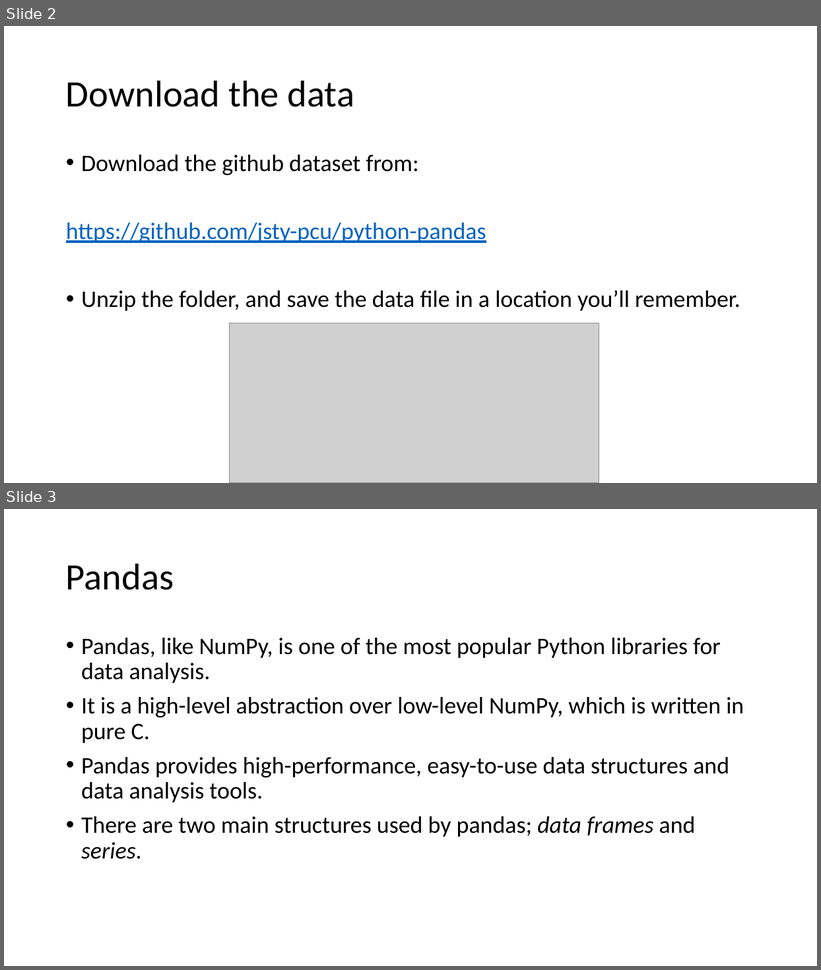
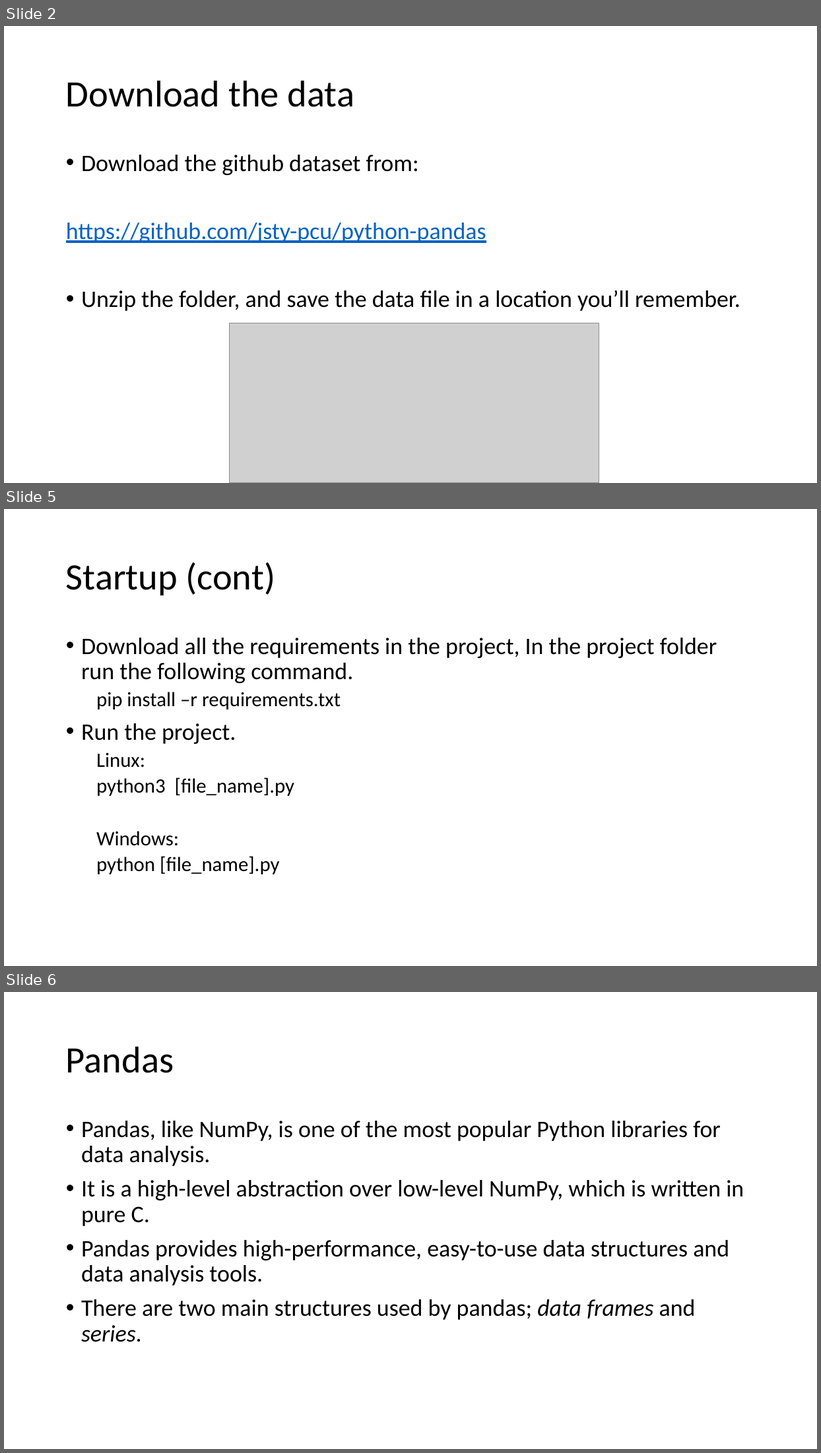
Before and after one commit to jsty-pcu/python-pandas, a slide deck: Data Analysis and Visualisation with Python Pandas.pptx. Shown one above the other, each under a label of ours: slides 2 and 3 before the commit, slides 2, 5 and 6 after it; the slides between them are not shown. The pictures are 821x970 and 821x1453 pixels, drawn with LibreOffice and Linux fonts; fonts in the diff are those of the drawing; grey boxes stand for pictures. Boxes give left, top, right and bottom in pixels: in the first picture for what was removed or moved away, otherwise in the second. Text is boxed around its words. In the diff, an @@ line names an element or a change of style, - is before the commit and + after.

Commit message:
Added instructions on cloning the project

```diff
--- a/Data Analysis and Visualisation with Python Pandas.pptx
+++ b/Data Analysis and Visualisation with Python Pandas.pptx
@@ slide 5 added at (4,509,817,966), background #FFFFFF @@
@@ title added at (66,562,276,595), 44 pt, text #000000 @@
+Startup (cont)
@@ text added at (81,638,717,875), 28 pt, text #000000 @@
+• Download all the requirements in the project, In the project folder run the following command.
+  pip install –r requirements.txt
+• Run the project.
+  Linux:
+  python3 [file_name].py
+  Windows:
+  python [file_name].py
@@ what was slide 3 is now slide 6 @@
```
Also in this commit, not shown: 2 other slides added.
